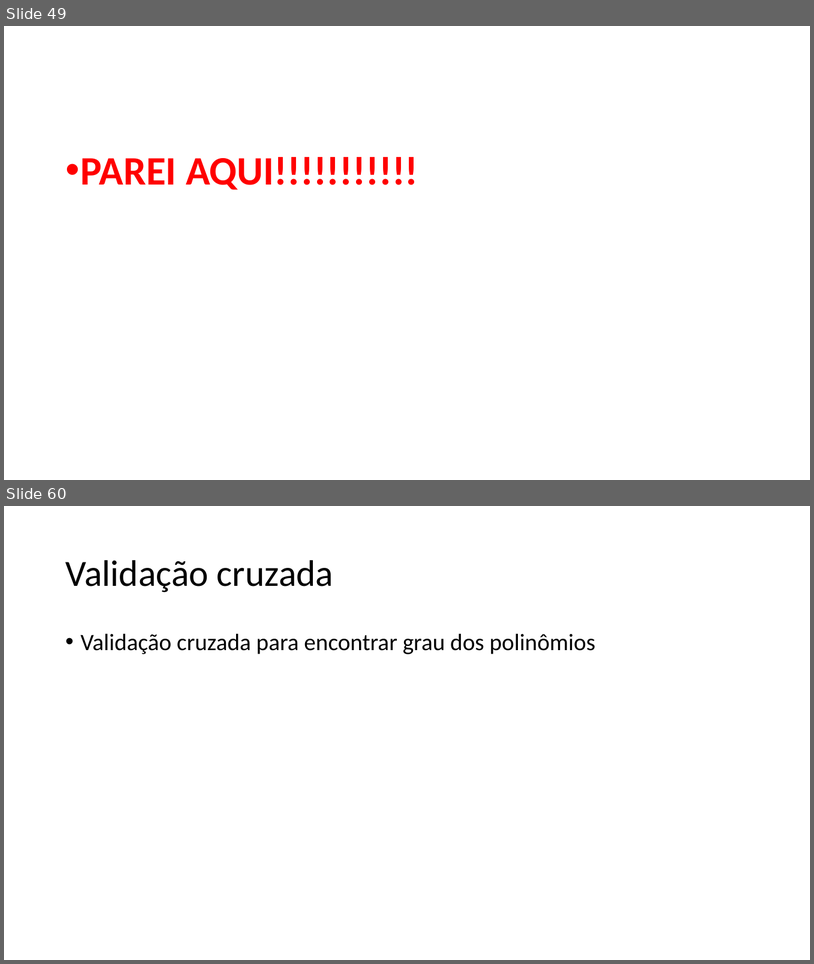
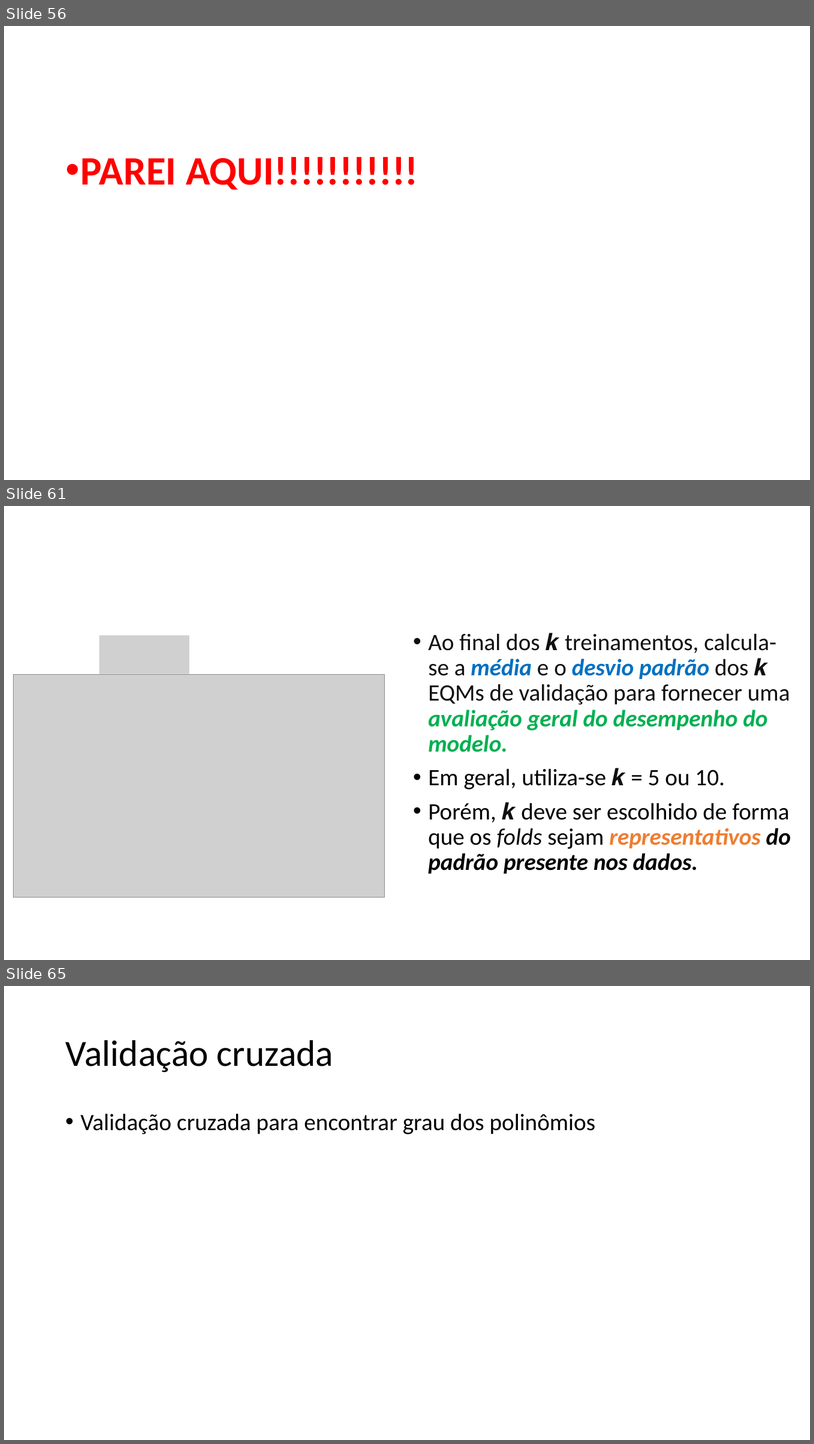
Before and after one commit to zz4fap/c24_inteligencia_artificial, a slide deck: slides/C24_Regressão.pptx. Shown one above the other, each under a label of ours: slides 49 and 60 before the commit, slides 56, 61 and 65 after it; the slides between them are not shown. The pictures are 814x964 and 814x1444 pixels, drawn with LibreOffice and Linux fonts; fonts in the diff are those of the drawing; grey boxes stand for pictures. Boxes give left, top, right and bottom in pixels: in the first picture for what was removed or moved away, otherwise in the second. Text is boxed around its words. In the diff, an @@ line names an element or a change of style, - is before the commit and + after.

```diff
--- a/slides/C24_Regressão.pptx
+++ b/slides/C24_Regressão.pptx
@@ slide 61 added at (x1=4, y1=506, x2=810, y2=960), background #FFFFFF @@
@@ picture added at (x1=99, y1=636, x2=190, y2=674) @@
@@ text added at (x1=428, y1=633, x2=791, y2=873), 28 pt, text #000000 @@
+• Ao final dos 𝒌 treinamentos, calcula-se a média e o desvio padrão dos 𝒌 EQMs de validação para fornecer uma avaliação geral do desempenho do modelo.
+• Em geral, utiliza-se 𝒌 = 5 ou 10.
+• Porém, 𝒌 deve ser escolhido de forma que os folds sejam representativos do padrão presente nos dados.
@@ picture added at (x1=13, y1=674, x2=384, y2=897) @@
@@ what was slide 49 is now slide 56 @@
@@ what was slide 60 is now slide 65 @@
```
Also in this commit, not shown: 1 slide changed, 6 other slides added, 2 slides removed.
